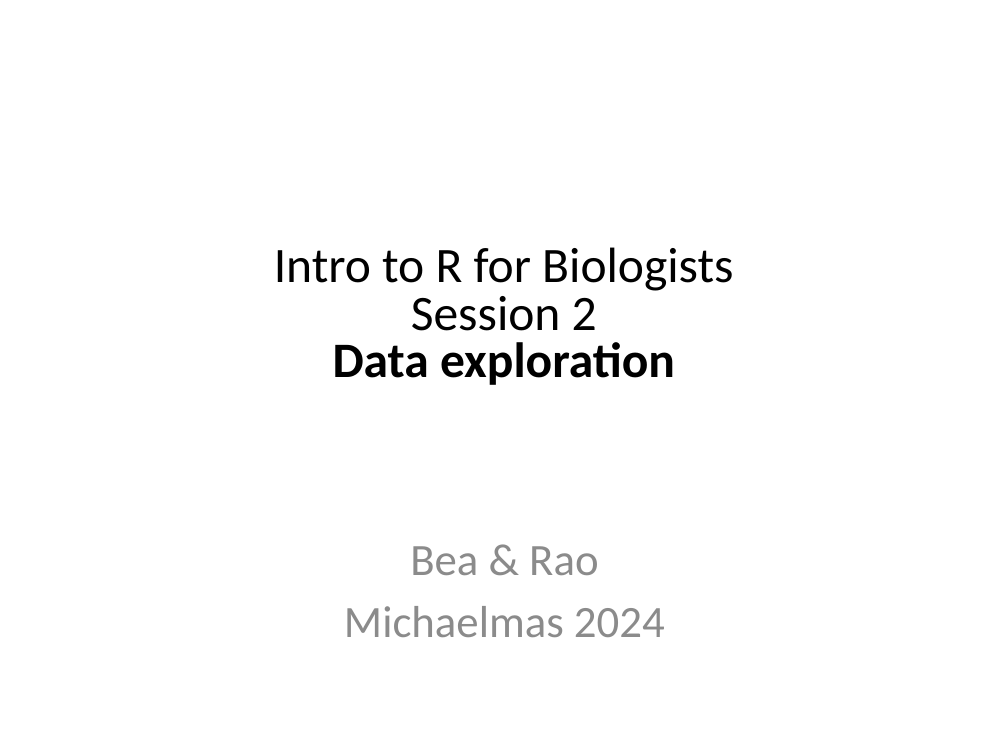
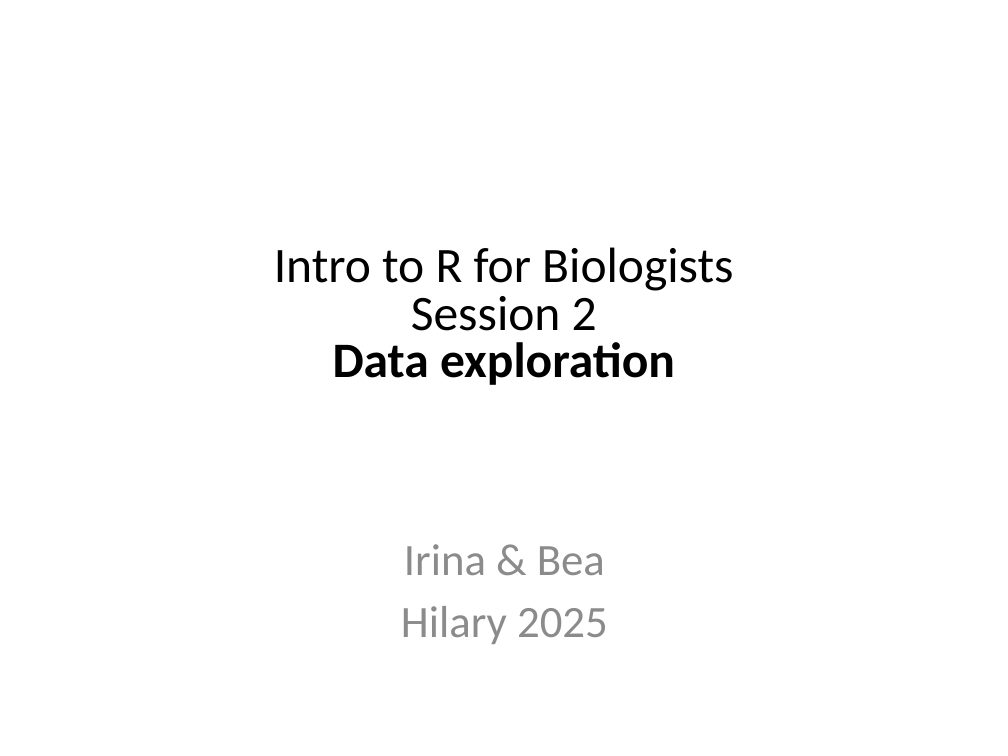
Before and after one commit to Chelysheva/MSD_R_course_HT2025, a slide deck: slide 2 of powerpoint/Session2.pptx. Drawn at 1008x756 pixels with LibreOffice and Linux fonts; fonts in the diff are those of the drawing. Boxes give left, top, right and bottom in pixels: in the first picture for what was removed or moved away, otherwise in the second. Text is boxed around its words. In the diff, an @@ line names an element or a change of style, - is before the commit and + after.

```diff
--- a/powerpoint/Session2.pptx
+++ b/powerpoint/Session2.pptx
@@ text at bbox=[401, 544, 608, 644]: text changed @@
-Bea & Rao
-Michaelmas 2024
+Irina & Bea
+Hilary 2025
```
Also in this commit, not shown: 2 other slides changed, 1 other file.
